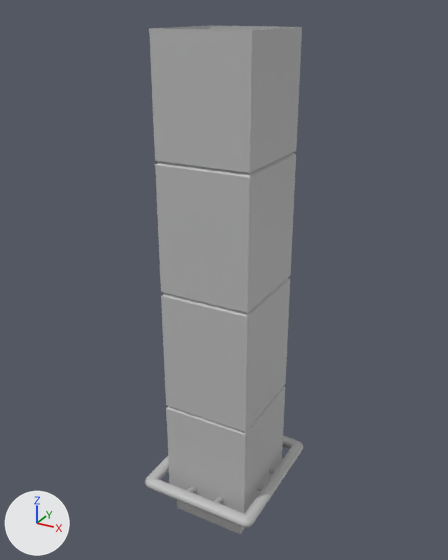
The FBX model Assets/Prefabs/FBX/Block_1.fbx: old version first, new version second.
Both versions are drawn from a 50 mm camera at (2.89, -5.35, 5.61) aimed at (-0.08, 0.03, 2.92). The axes (+X, +Y, +Z) are drawn at lower left. The lights are the same throughout. Where no turn or scale is listed for an object, it has been applied to the vertices.

In view in the first picture: 'Block_1'.
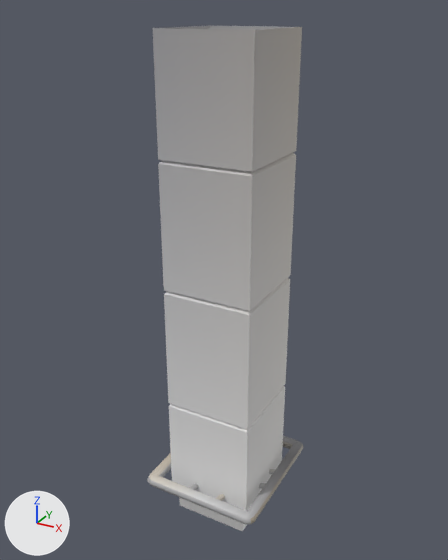
What differs and where, as boxes [x1, y1, x2, y2] in the pictures (448 x 560 px; the box of a moved part takes in the faces that stretch with it):
'Block_1', recoloured, reshaped, surface changed: before [145, 26, 303, 534]; after [147, 26, 303, 531]
part 1 of me_mesh, moved or reshaped: before [214, 497, 223, 504]; after [216, 494, 225, 501]
part 2 of me_mesh, moved or reshaped: before [187, 486, 196, 493]; after [189, 484, 198, 490]
part 3 of me_mesh, moved or reshaped: before [257, 485, 264, 491]; after [259, 483, 266, 489]
part 4 of me_mesh, moved or reshaped: before [145, 27, 303, 534]; after [147, 27, 303, 531]
part 5 of me_mesh, surface changed: [210, 26, 303, 474] in both

Patch to the scene script:
```diff
--- a/Assets/Prefabs/FBX/Block_1.fbx.py
+++ b/Assets/Prefabs/FBX/Block_1.fbx.py
@@ img_colorrampground_png @@
+img_colorrampground_png = load_image('colorRampGround.png', '../../Materials/Textures/colorRampGround.png', 3, 2, 'sRGB')
@@ mat_env @@
+mat_env = principled_material('env')
+mat_env.texture = img_colorrampground_png
@@ me_mesh @@
 # used by ob_block_1; location = (0.0, 0.0, 0.0)
-me_mesh.from_pydata(...)  # 204 vertices, 160 faces; spans x -0.71..0.71, y -0.82..0.77, z 0.0..5.44
-me_mesh.materials.append(mat_lambert1)  # grey #bcbcbc
+me_mesh.from_pydata(...)  # 204 vertices, 160 faces; spans x -0.71..0.71, y -0.77..0.77, z 0.0..5.44
+# me_mesh part 1: the loose piece of 12 vertices spanning x 0.17..0.23, y -0.72..-0.53, z 0.43..0.54 is moved by (0.0, 0.05, 0.0)
+# me_mesh part 2: the loose piece of 12 vertices spanning x -0.19..-0.13, y -0.72..-0.53, z 0.43..0.54 is moved by (0.0, 0.05, 0.0)
+# me_mesh part 3: the loose piece of 12 vertices spanning x 0.47..0.62, y -0.22..-0.16, z 0.43..0.53 is moved by (0.0, 0.05, 0.0)
+# me_mesh part 4: 54 of the vertices in x -0.71..0.71, y -0.82..-0.5, z 0.0..5.44 are moved by (0.0, 0.05, 0.0)
+# me_mesh part 5: texture (UV) coordinates of 160 of 160 faces, centred in x -0.7..0.7, y -0.81..0.76, z 0.13..4.86, changed; they spanned u 0.37..0.63, v -0.01..0.9 and now span u 0.03..0.98, v 0.24..0.98
+me_mesh.materials.append(mat_env)  # picture img_colorrampground_png
```
